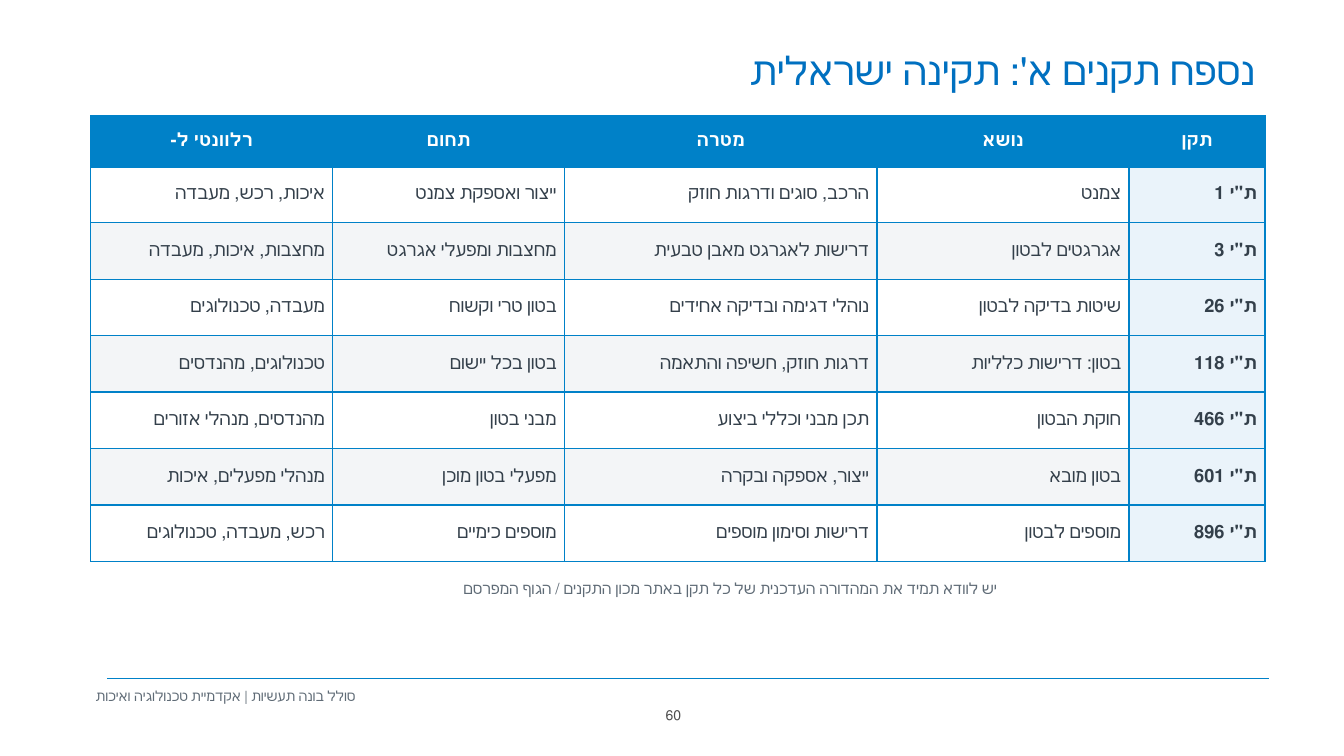
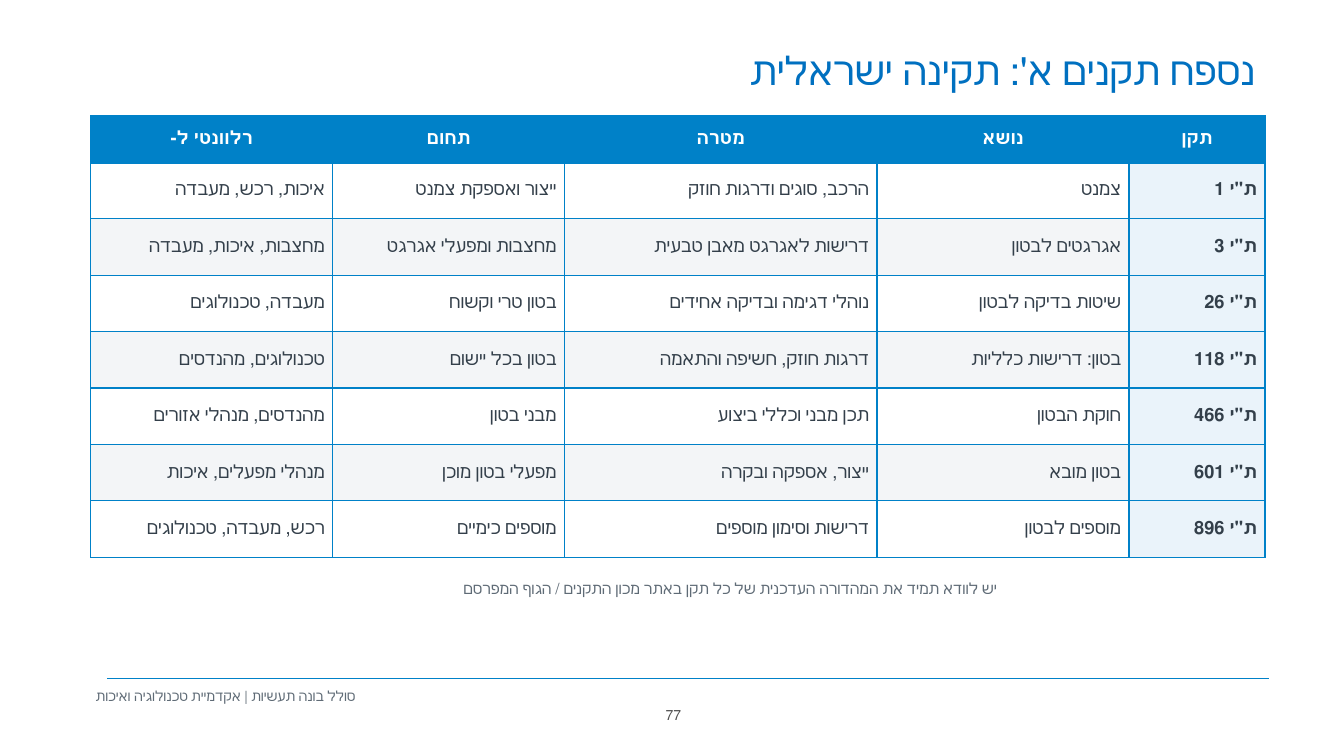
Before and after one commit to ethanberkovitch-design/Consulting, a slide deck: slide 77 of concrete-training/תורת-הבטון.pptx (slide 60 before the commit). Drawn at 1344x756 pixels with LibreOffice and Linux fonts; fonts in the diff are those of the drawing; background and template pictures are left out. Boxes give left, top, right and bottom in pixels: in the first picture for what was removed or moved away, otherwise in the second. Text is boxed around its words. In the diff, an @@ line names an element or a change of style, - is before the commit and + after.

```diff
--- a/concrete-training/תורת-הבטון.pptx
+++ b/concrete-training/תורת-הבטון.pptx
@@ table: place and size @@
-table at [91,116,1265,562]
+table at [91,116,1265,558]
@@ page number at [666,710,682,720]: text changed @@
-60
+77
```
Also in this commit, not shown: 4 other slides changed, 18 slides added, 1 slide removed, 4 other files.
